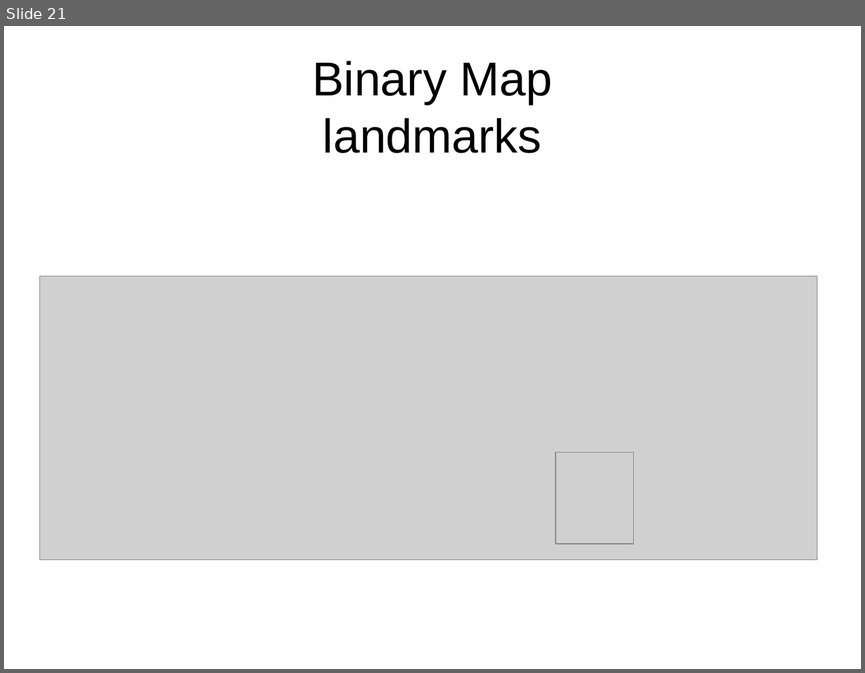
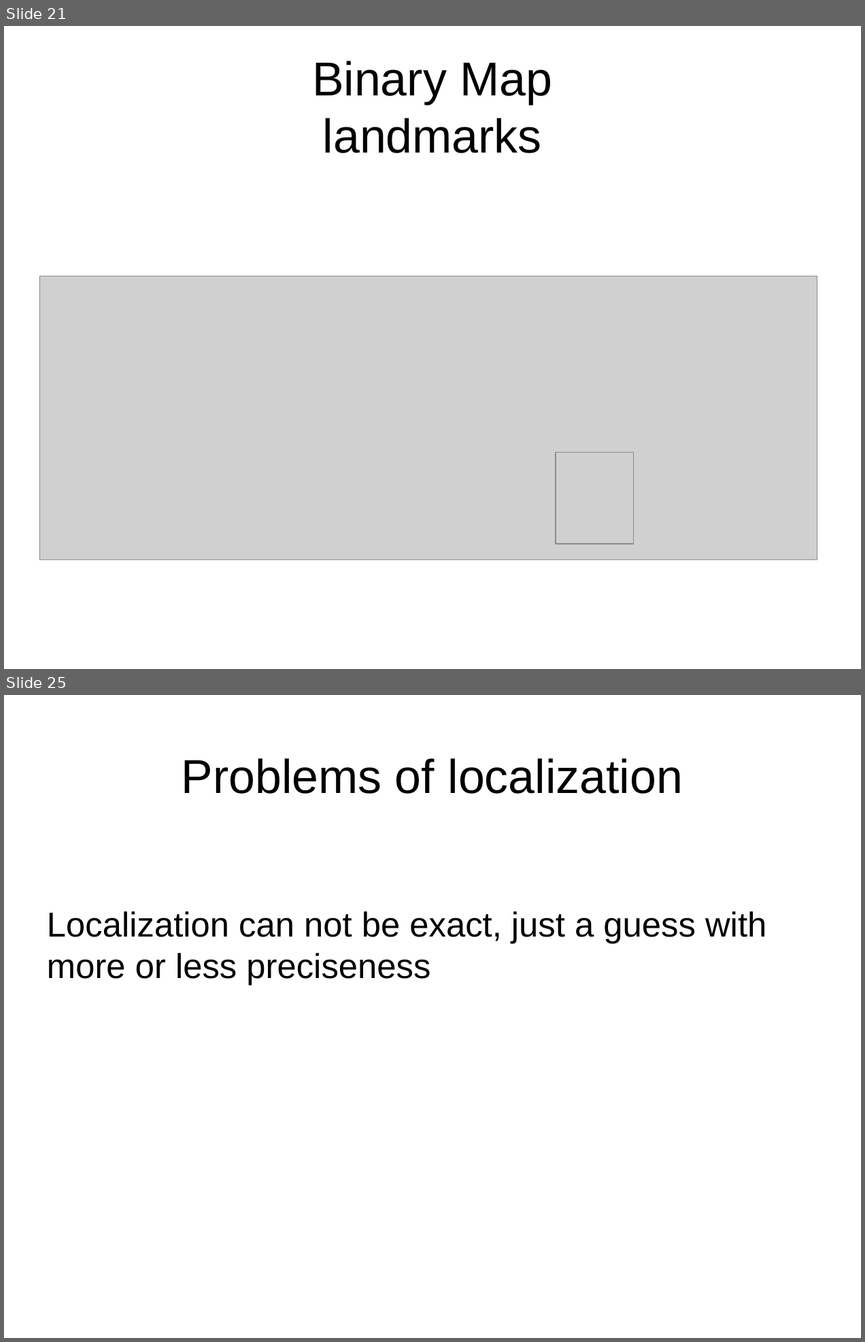
Before and after one commit to peterborkuti/english, a slide deck: robotlocalization/robotlocalization_02.odp. Shown one above the other, each under a label of ours: slide 21 before the commit, slides 21 and 25 after it; the slides between them are not shown. The pictures are 865x673 and 865x1342 pixels, drawn with LibreOffice and Linux fonts; fonts in the diff are those of the drawing; grey boxes stand for pictures. Boxes give left, top, right and bottom in pixels: in the first picture for what was removed or moved away, otherwise in the second. Text is boxed around its words. In the diff, an @@ line names an element or a change of style, - is before the commit and + after.

```diff
--- a/robotlocalization/robotlocalization_02.odp
+++ b/robotlocalization/robotlocalization_02.odp
@@ slide 25 added at (x1=4, y1=695, x2=861, y2=1338), background #FFFFFF @@
@@ title added at (x1=181, y1=758, x2=683, y2=794), 44 pt, text #000000 @@
+Problems of localization
@@ text added at (x1=47, y1=911, x2=766, y2=985), 32 pt, text #000000 @@
+Localization can not be exact, just a guess with more or less preciseness
```
Also in this commit, not shown: 1 slide changed, 18 other slides added, 1 other file.
